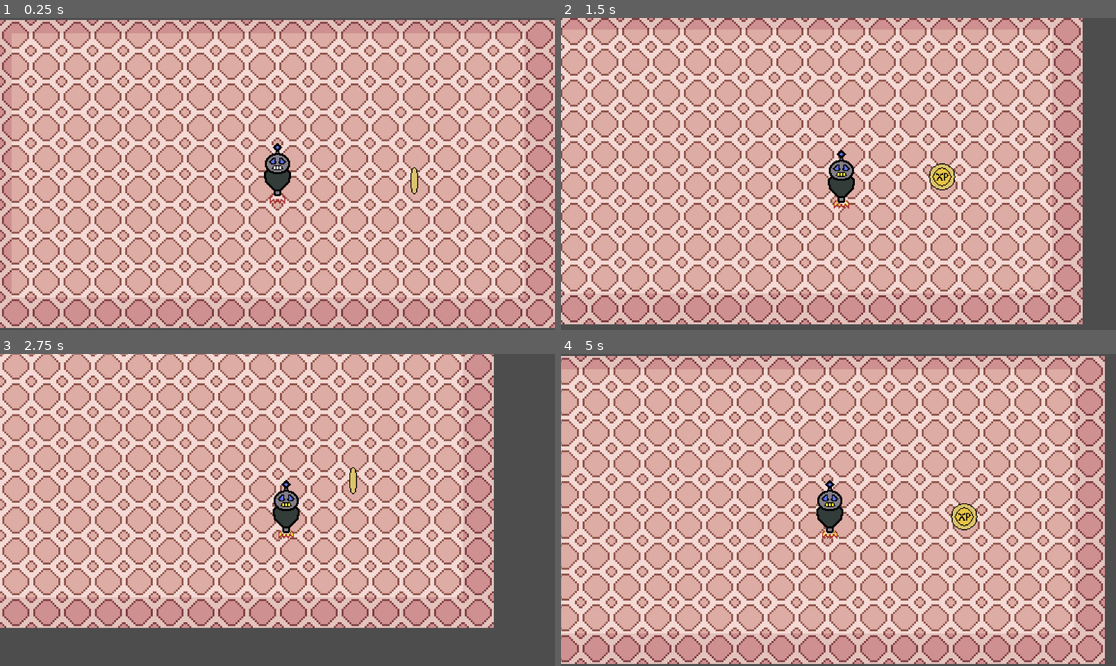
Above: before the commit, frames 1-4 (two rows, left to right).
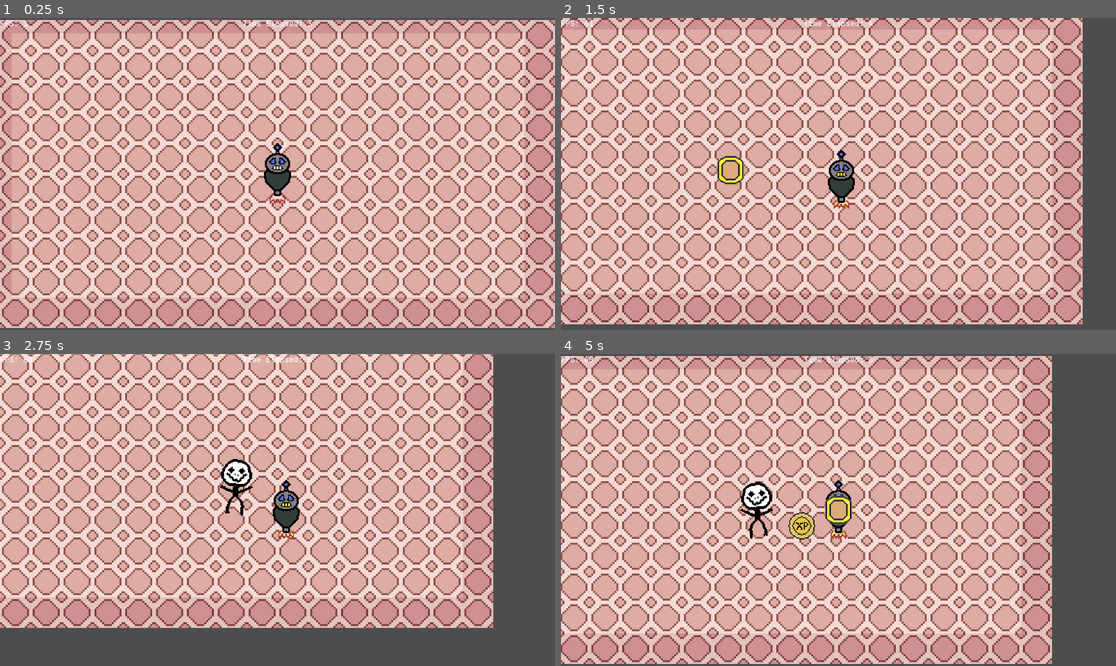
Above: after the commit, the same moments.

Repository: mrcharliedave/longliveth
Game: Godot game, scene res://scenes/game.tscn
The game is run twice, just before and just after one commit, with the same random seed, the same clock (stepped at 60 frames per second) and the same inputs.
Inputs (mouse positions are in pixels of both pictures, inside the frame that each line leads up to):
- Up to frame 1 (0.25 s): no input
- Up to frame 2 (1.5 s): move the mouse to (960, 158) at 0.52 s; hold D (move_right) 0.53-1.28 s; move the mouse to (727, 189) at 1.27 s; hold S (move_down) from 1.28 s (still down)
- Up to frame 3 (2.75 s): move the mouse to (333, 441) at 2.02 s; release S (move_down) at 2.03 s; hold D (move_right) from 2.03 s (still down)
- Up to frame 4 (5 s): move the mouse to (810, 572) at 2.77 s; release D (move_right) at 2.78 s; hold W (move_up) 2.78-3.53 s; move the mouse to (1005, 556) at 3.52 s; hold A (move_left) from 3.53 s (still down); move the mouse to (672, 463) at 4.27 s

The runs differ from the first frame. In frame 1, 0.2% of the frame differs, in the area x 0-76%, y 0-57%; in frame 2, 0.9%; in frame 3, 9.1%; in frame 4, 69%, in the area x 0-98%, y 0-100%.
Error before the commit: Invalid access to property or key 'recycle' on a base object of type 'Node2D'. (res://scripts/game_manager.gd:55)

Commit message:
[^] Fix Spawning, Damage, and Game Loop [+] Added some basic UI [*] Collision doesn't reset properly on recycled mobs

Diff:
--- /dev/null
+++ b/scenes/UI/hud.tscn
@@ -0,0 +1,44 @@
+[gd_scene load_steps=6 format=3 uid="uid://csx8r3karvld4"]
+
+[ext_resource type="FontFile" uid="uid://mhqw0br17obl" path="res://assets/fonts/JetBrainsMono-Medium.ttf" id="1_bf1wq"]
+[ext_resource type="Script" path="res://scripts/UI/fps_counter.gd" id="2_ler3i"]
+[ext_resource type="Script" path="res://scripts/UI/game_timer.gd" id="3_mxmtl"]
+
+[sub_resource type="LabelSettings" id="LabelSettings_4dajy"]
+font = ExtResource("1_bf1wq")
+
+[sub_resource type="LabelSettings" id="LabelSettings_1s08w"]
+font = ExtResource("1_bf1wq")
+
+[node name="Hud" type="Control"]
+layout_mode = 3
+anchors_preset = 15
+anchor_right = 1.0
+anchor_bottom = 1.0
+grow_horizontal = 2
+grow_vertical = 2
+
+[node name="CanvasLayer" type="CanvasLayer" parent="."]
+
+[node name="HBoxContainer" type="HBoxContainer" parent="CanvasLayer"]
+offset_right = 48.0
+offset_bottom = 22.0
+
+[node name="fps_counter" type="Label" parent="CanvasLayer/HBoxContainer"]
+layout_mode = 2
+text = "FPS: "
+label_settings = SubResource("LabelSettings_4dajy")
+script = ExtResource("2_ler3i")
+
+[node name="CenterContainer" type="CenterContainer" parent="CanvasLayer"]
+anchors_preset = 5
+anchor_left = 0.5
+anchor_right = 0.5
+grow_horizontal = 2
+
+[node name="game_timer" type="Label" parent="CanvasLayer/CenterContainer"]
+layout_mode = 2
+text = "Time Elapsed"
+label_settings = SubResource("LabelSettings_1s08w")
+horizontal_alignment = 2
+script = ExtResource("3_mxmtl")
--- a/scenes/game.tscn
+++ b/scenes/game.tscn
@@ -1,9 +1,11 @@
-[gd_scene load_steps=8 format=3 uid="uid://c80bg06s5ewg2"]
+[gd_scene load_steps=10 format=3 uid="uid://c80bg06s5ewg2"]
 
 [ext_resource type="Script" path="res://scripts/game_manager.gd" id="1_7ix0c"]
 [ext_resource type="PackedScene" uid="uid://dsn8810b13jx6" path="res://scenes/player.tscn" id="1_a3j4s"]
 [ext_resource type="Texture2D" uid="uid://duodqwr6t0kha" path="res://assets/sprites/tilesets/modern/Room_Builder_32x32.png" id="2_e7bs8"]
 [ext_resource type="PackedScene" uid="uid://b0mbes7axfc7i" path="res://scenes/xp.tscn" id="4_opf30"]
+[ext_resource type="PackedScene" uid="uid://d33yjxvb4oaf" path="res://scenes/mob.tscn" id="5_pynmd"]
+[ext_resource type="PackedScene" uid="uid://csx8r3karvld4" path="res://scenes/UI/hud.tscn" id="6_a7jte"]
 
 [sub_resource type="TileSetAtlasSource" id="TileSetAtlasSource_c0v72"]
 resource_name = "room"
@@ -3804,8 +3806,14 @@
 limit_smoothed = true
 position_smoothing_enabled = true
 
+[node name="Hud" parent="player/Camera2D" instance=ExtResource("6_a7jte")]
+clip_contents = true
+
 [node name="xp" parent="." instance=ExtResource("4_opf30")]
 position = Vector2(142, 7)
 
 [node name="NavigationRegion2D" type="NavigationRegion2D" parent="."]
 navigation_polygon = SubResource("NavigationPolygon_c25aj")
+
+[node name="CharacterBody2D" parent="." instance=ExtResource("5_pynmd")]
+position = Vector2(-183, -75)
--- a/scenes/mob.tscn
+++ b/scenes/mob.tscn
@@ -1,16 +1,71 @@
-[gd_scene load_steps=4 format=3 uid="uid://d33yjxvb4oaf"]
+[gd_scene load_steps=9 format=3 uid="uid://d33yjxvb4oaf"]
 
 [ext_resource type="Script" path="res://scripts/mob.gd" id="1_5j1va"]
+[ext_resource type="Texture2D" uid="uid://6cb6jjftjl6u" path="res://assets/sprites/testmob/testmob.png" id="2_2vlq7"]
+
+[sub_resource type="CapsuleShape2D" id="CapsuleShape2D_0ijnj"]
+radius = 22.0
+height = 68.0
+
+[sub_resource type="AtlasTexture" id="AtlasTexture_m7og0"]
+atlas = ExtResource("2_2vlq7")
+region = Rect2(0, 0, 64, 64)
+
+[sub_resource type="AtlasTexture" id="AtlasTexture_osgri"]
+atlas = ExtResource("2_2vlq7")
+region = Rect2(64, 0, 64, 64)
+
+[sub_resource type="AtlasTexture" id="AtlasTexture_3n2co"]
+atlas = ExtResource("2_2vlq7")
+region = Rect2(0, 0, 64, 64)
+
+[sub_resource type="AtlasTexture" id="AtlasTexture_m8pav"]
+atlas = ExtResource("2_2vlq7")
+region = Rect2(64, 0, 64, 64)
 
 [sub_resource type="SpriteFrames" id="SpriteFrames_0ief0"]
-
-[sub_resource type="CircleShape2D" id="CircleShape2D_4drxe"]
+animations = [{
+"frames": [{
+"duration": 1.0,
+"texture": SubResource("AtlasTexture_m7og0")
+}, {
+"duration": 1.0,
+"texture": SubResource("AtlasTexture_osgri")
+}],
+"loop": false,
+"name": &"death",
+"speed": 1.0
+}, {
+"frames": [{
+"duration": 1.0,
+"texture": SubResource("AtlasTexture_3n2co")
+}, {
+"duration": 1.0,
+"texture": SubResource("AtlasTexture_m8pav")
+}],
+"loop": true,
+"name": &"default",
+"speed": 5.0
+}]
 
 [node name="CharacterBody2D" type="CharacterBody2D"]
 script = ExtResource("1_5j1va")
+MaxHP = 2.0
+
+[node name="Area2D" type="Area2D" parent="."]
+collision_layer = 8
+collision_mask = 6
+
+[node name="DamageArea" type="CollisionShape2D" parent="Area2D"]
+shape = SubResource("CapsuleShape2D_0ijnj")
 
 [node name="AnimatedSprite2D" type="AnimatedSprite2D" parent="."]
 sprite_frames = SubResource("SpriteFrames_0ief0")
+animation = &"death"
+autoplay = "default"
 
 [node name="CollisionShape2D" type="CollisionShape2D" parent="."]
-shape = SubResource("CircleShape2D_4drxe")
+shape = SubResource("CapsuleShape2D_0ijnj")
+
+[connection signal="area_entered" from="Area2D" to="." method="_on_player_touched"]
+[connection signal="animation_finished" from="AnimatedSprite2D" to="." method="_on_animated_finished"]
--- a/scenes/player.tscn
+++ b/scenes/player.tscn
@@ -45,11 +45,10 @@
 }]
 
 [sub_resource type="CapsuleShape2D" id="CapsuleShape2D_ja22d"]
-radius = 15.0
-height = 68.0
+radius = 16.0
+height = 70.0
 
 [node name="CharacterRoot" type="CharacterBody2D"]
-collision_mask = 7
 script = ExtResource("1_y07lt")
 
 [node name="AnimatedSprite2D" type="AnimatedSprite2D" parent="."]
@@ -59,3 +58,10 @@
 
 [node name="CollisionShape2D" type="CollisionShape2D" parent="."]
 shape = SubResource("CapsuleShape2D_ja22d")
+
+[node name="Area2D" type="Area2D" parent="."]
+collision_layer = 4
+collision_mask = 11
+
+[node name="CollisionShape2D" type="CollisionShape2D" parent="Area2D"]
+shape = SubResource("CapsuleShape2D_ja22d")
--- a/scenes/projectile.tscn
+++ b/scenes/projectile.tscn
@@ -1,10 +1,39 @@
-[gd_scene load_steps=2 format=3 uid="uid://c7syu2kra5i0p"]
+[gd_scene load_steps=6 format=3 uid="uid://c7syu2kra5i0p"]
 
 [ext_resource type="Script" path="res://scripts/projectile.gd" id="1_r6syj"]
+[ext_resource type="Texture2D" uid="uid://cbxsy0vgeavpl" path="res://assets/sprites/projectile.png" id="2_dg2y5"]
 
-[node name="Projectile" type="Node2D"]
+[sub_resource type="CircleShape2D" id="CircleShape2D_je1cg"]
+radius = 17.0
+
+[sub_resource type="AtlasTexture" id="AtlasTexture_gk4a4"]
+atlas = ExtResource("2_dg2y5")
+region = Rect2(0, 0, 32, 32)
+
+[sub_resource type="SpriteFrames" id="SpriteFrames_i2l5w"]
+animations = [{
+"frames": [{
+"duration": 1.0,
+"texture": SubResource("AtlasTexture_gk4a4")
+}],
+"loop": true,
+"name": &"default",
+"speed": 5.0
+}]
+
+[node name="projectile" type="Node2D"]
 script = ExtResource("1_r6syj")
 
-[node name="CollisionShape2D" type="CollisionShape2D" parent="."]
+[node name="Area2D" type="Area2D" parent="."]
+collision_layer = 2
+collision_mask = 8
+
+[node name="CollisionShape2D" type="CollisionShape2D" parent="Area2D"]
+shape = SubResource("CircleShape2D_je1cg")
 
 [node name="AnimatedSprite2D" type="AnimatedSprite2D" parent="."]
+sprite_frames = SubResource("SpriteFrames_i2l5w")
+autoplay = "default"
+
+[connection signal="area_entered" from="Area2D" to="." method="_on_area_2d_area_entered"]
+[connection signal="body_entered" from="Area2D" to="." method="_on_projectile_collision"]
--- a/scenes/xp.tscn
+++ b/scenes/xp.tscn
@@ -57,7 +57,7 @@
 radius = 14.0357
 
 [node name="xp" type="Area2D"]
-collision_layer = 4
+collision_mask = 5
 script = ExtResource("1_77d74")
 
 [node name="AnimatedSprite2D" type="AnimatedSprite2D" parent="."]
@@ -68,5 +68,6 @@
 [node name="CollisionShape2D" type="CollisionShape2D" parent="."]
 shape = SubResource("CircleShape2D_8dh2k")
 
+[connection signal="area_entered" from="." to="." method="_on_area_entered"]
 [connection signal="body_entered" from="." to="." method="_on_body_entered"]
 [connection signal="body_exited" from="." to="." method="_on_body_exited"]
--- /dev/null
+++ b/scripts/UI/fps_counter.gd
@@ -0,0 +1,11 @@
+extends Label
+
+
+# Called when the node enters the scene tree for the first time.
+func _ready():
+	pass # Replace with function body.
+
+
+# Called every frame. 'delta' is the elapsed time since the previous frame.
+func _process(delta):
+	text = "FPS: " + str(Engine.get_frames_per_second())
--- /dev/null
+++ b/scripts/UI/game_timer.gd
@@ -0,0 +1,11 @@
+extends Label
+
+
+# Called when the node enters the scene tree for the first time.
+func _ready():
+	pass # Replace with function body.
+
+
+# Called every frame. 'delta' is the elapsed time since the previous frame.
+func _process(delta):
+	text = "Time Elapsed: " + str(Time.get_ticks_msec() / 1000)
--- a/scripts/game_manager.gd
+++ b/scripts/game_manager.gd
@@ -7,6 +7,8 @@
 @export var XPScene := preload("res://scenes/xp.tscn")
 @export var MobScene := preload("res://scenes/mob.tscn")
 
+@export var SpawnCooldown = 2
+
 var ProjectilePool := []
 var MobPool := []
 var XPPool := []
@@ -15,14 +17,19 @@
 var ActiveMobArray := []
 var ActiveXPArray := []
 
+var spawn_timer = 0
 
 # Funcs and Defs
 func _ready():
 	instantiate_pools()
 	get_node("player").on_level_up.connect(player_level_up)
+	spawn_timer = SpawnCooldown
 
 func _process(delta):
-	pass
+	spawn_timer -= delta
+	if spawn_timer <= 0 :
+		request_mob(0, Vector2(0,0))
+		spawn_timer = SpawnCooldown
 
 func request_projectile(type):
 	var proj = ProjectilePool[0]
@@ -30,40 +37,68 @@
 	ActiveProjectileArray.append(proj)
 	return proj
 
-func request_xp(value):
+func request_mob(type, spawn_point):
+	var mob = MobPool[0]
+	MobPool.remove_at(0)
+	ActiveMobArray.append(mob)
+
+	mob.setup_mob(0, spawn_point)
+
+func request_xp(value, position):
 	var xp = XPPool[0]
 	XPPool.remove_at(0)
 	ActiveXPArray.append(xp)
-	return xp.setup(value)
+	return xp.setup(value, position)
 
 func free_xp(xp_to_free):
 	ActiveXPArray.erase(xp_to_free)
 	XPPool.append(xp_to_free)
 
-func free_projectile(xp_to_free):
-	ActiveXPArray.erase(xp_to_free)
-	XPPool.append(xp_to_free)
+func free_projectile(projectile_to_free):
+	ActiveProjectileArray.erase(projectile_to_free)
+	ProjectilePool.append(projectile_to_free)
 
-func free_mob(xp_to_free):
-	ActiveXPArray.erase(xp_to_free)
-	XPPool.append(xp_to_free)
+func free_mob(mob_to_free):
+	ActiveMobArray.erase(mob_to_free)
+	MobPool.append(mob_to_free)
 
 func instantiate_pools():
 	for i in 1000:
 		var projectile = ProjectileScene.instantiate()
 		ProjectilePool.append(projectile)
 		projectile.recycle.connect(free_projectile)
+		add_child(projectile)
 
 		var xp = XPScene.instantiate()
 		XPPool.append(xp)
 		xp.recycle.connect(free_xp)
+		add_child(xp)
 
 		var mob = MobScene.instantiate()
 		MobPool.append(mob)
 		mob.recycle.connect(free_mob)
+		add_child(mob)
 
 func player_level_up(level):
 	print("Player Level: ", level)
 
 func get_player_position():
-	return get_tree().get_node("player").global_position
+	return get_node("player").global_position
+
+func get_closest_mob():
+	var closestDist = 1000000000000000
+	var closestMob
+	var player = get_player_position()
+	for mob in ActiveMobArray:
+		var newDist = player.distance_to(mob.global_position)
+		if newDist < closestDist:
+			closestDist = newDist
+			closestMob = mob
+
+	return closestMob
+
+func get_closest_mob_position():
+	var closest_mob = get_closest_mob()
+	if closest_mob :
+		return closest_mob.global_position
+	return Vector2(0,0)
--- a/scripts/mob.gd
+++ b/scripts/mob.gd
@@ -8,17 +8,26 @@
 var Speed = 2000.0
 var SpeedMultiplier = 1.0
 
+var Damage = 1
+
 var CurrentHP
-var MaxHP
+@export var MaxHP = 0.0
 
-var XPValue
+var XPValue = 1
+
+var TouchCooldown = 1
+var CurrentCooldown = 0.0
 
 
 # Delegates
 signal recycle
+signal on_take_damage
 
 
 # Funcs and Defs
+func _ready():
+	set_enabled(false)
+
 func _physics_process(delta):
 	# Update Movement
 	var direction = get_movement_direction()
@@ -26,11 +35,43 @@
 
 	move_and_slide()
 
-func setup_mob(mobType):
-	pass
+	if(CurrentCooldown > 0):
+		CurrentCooldown -= delta
+
+func setup_mob(mobType, starting_position):
+	global_position = starting_position
+	CurrentHP = MaxHP
+	set_enabled(true)
 
 func mob_die():
-	pass
+	set_enabled(false)
+	get_tree().root.get_node("GameRoot").request_xp(XPValue, global_position)
+	recycle.emit(self)
+
+func set_enabled(enable):
+	$AnimatedSprite2D.visible = enable
+	if enable :
+		$AnimatedSprite2D.play("default")
+	else :
+		$AnimatedSprite2D.stop()
+
+	$CollisionShape2D.disabled = !enable
+	$Area2D/DamageArea.disabled = !enable
+
+	set_process(enable)
+	set_physics_process(enable)
 
 func get_movement_direction():
-	return global_position - get_tree().get_node("GameRoot").get_player_position()
+	var dir = get_tree().root.get_node("GameRoot").get_player_position() - global_position
+	return dir.normalized()
+
+func take_damage(damage):
+	on_take_damage.emit(damage)
+	CurrentHP -= damage;
+	if CurrentHP <= 0 :
+		mob_die()
+
+func _on_player_touched(area):
+	if area.get_parent().has_method("take_damage") && CurrentCooldown <= 0.0:
+		area.get_parent().take_damage(Damage)
+		CurrentCooldown = TouchCooldown
--- a/scripts/player.gd
+++ b/scripts/player.gd
@@ -10,16 +10,32 @@
 @export var Speed = 300.0
 var SpeedMultiplier = 1
 
+@export var MaxHP = 10
+var CurrentHP = 10
+
 var LevelThreshold = [0,1,5,10]
 var CurrentXP = 0.0
 var CurrentLevel = 0
 
 var FacingDirection
 
+var ActionTime = 1
+var ATB = 0.0
 
 # Funcs and Defs
+func _ready():
+	CurrentHP = MaxHP
+
 func _physics_process(delta):
 	handle_movement(delta)
+	ATB += delta
+	if(ATB >= ActionTime):
+		ATB = 0
+		action()
+
+func action():
+	var projectile = get_tree().root.get_node("GameRoot").request_projectile(0)
+	projectile.setup_projectile(global_position, get_tree().root.get_node("GameRoot").get_closest_mob_position() - global_position, 1)
 
 func get_facing_direction():
 	return FacingDirection
@@ -37,13 +53,22 @@
 		$AnimatedSprite2D.play("idle")
 
 	# Update facing direction
-	if(dir.is_zero_approx()):
+	if !dir.is_zero_approx() :
 		FacingDirection = dir.normalized()
 
 func give_xp(xp):
 	CurrentXP += xp
-	if(LevelThreshold.size() > CurrentLevel && CurrentXP >= LevelThreshold[CurrentLevel+1]):
+	if(LevelThreshold.size() > CurrentLevel+1 && CurrentXP >= LevelThreshold[CurrentLevel+1]):
 		CurrentLevel = CurrentLevel + 1
 		on_level_up.emit(CurrentLevel)
 
 	print("Current XP = ", CurrentXP)
+
+func player_die():
+	get_tree().reload_current_scene()
+
+func take_damage(damage):
+	CurrentHP -= damage
+	print("Player HP: ", CurrentHP)
+	if CurrentHP <= 0:
+		player_die()
--- a/scripts/projectile.gd
+++ b/scripts/projectile.gd
@@ -1,10 +1,15 @@
 # Extend
-extends CharacterBody2D
+extends Node2D
 
 
 # Variables
-var Speed = 2000.0
+var Speed = 200.0
 var SpeedMultiplier = 1.0
+var Damage = 1
+
+var ProjectileDirection
+
+var Lifetime = 5
 
 
 # Delegates
@@ -12,12 +17,47 @@
 
 
 # Funcs and Defs
+func _ready():
+	set_enabled(false)
+
+func set_enabled(enable):
+	set_physics_process(enable)
+	$AnimatedSprite2D.visible = enable
+
+	$Area2D/CollisionShape2D.set_disabled(!enable)
+
+	if enable :
+		$AnimatedSprite2D.play("default")
+	else :
+		$AnimatedSprite2D.stop()
+
 func _physics_process(delta):
-	# Update Movement
-	var direction = get_movement_direction()
-	velocity = direction * Speed * SpeedMultiplier * delta
+	global_position += ProjectileDirection * Speed * SpeedMultiplier * delta
 
-	move_and_slide()
+	Lifetime -= delta
+
+	if Lifetime <= 0 :
+		projectile_die()
 
 func get_movement_direction():
-	return global_position - get_tree().get_node("GameRoot").get_player_position()
+	return get_tree().root.get_node("GameRoot").get_closest_mob() - global_position
+
+func setup_projectile(spawn, direction, damage):
+	set_global_position(spawn)
+	ProjectileDirection = direction.normalized()
+	Damage = damage
+
+	set_enabled(true)
+
+func projectile_die():
+	set_enabled(false)
+	recycle.emit(self)
+
+func _on_projectile_collision(body):
+	if body.has_method("take_damage"):
+		body.take_damage(Damage)
+		projectile_die()
+
+
+func _on_area_2d_area_entered(area):
+	_on_projectile_collision(area.get_parent())
--- a/scripts/xp.gd
+++ b/scripts/xp.gd
@@ -14,31 +14,37 @@
 
 # Funcs and Defs
 func _ready():
-	#disable_xp()
-	pass
-
+	disable_xp()
 
 func _process(delta):
 	if !MovementDir.is_zero_approx():
 		global_position += MovementDir * delta * Speed
 
-
 func disable_xp():
 	XP = 0
 	MovementDir = Vector2(0,0)
-	$AnimatedSprite2D.stop()
-	$AnimatedSprite2D.hide()
+	set_enabled(false)
 
-	$CollisionShape2D.set_disabled(true)
+func setup(xp_value, location):
+	XP = xp_value
+	global_position = location
+	set_enabled(true)
 
+func set_enabled(enable):
+	$AnimatedSprite2D.visible = enable
+	if enable :
+		$AnimatedSprite2D.play("default")
+	else :
+		$AnimatedSprite2D.stop()
 
-func setup(xp_value):
-	XP = xp_value
-	$AnimatedSprite2D.show()
+	$CollisionShape2D.set_disabled(!enable)
 
-	$CollisionShape2D.set_disabled(false)
+	set_process(enable)
 
+func xp_collected():
+	recycle.emit(self)
 
 func _on_body_entered(body):
-	body.give_xp(XP)
-	queue_free()
+	if body.has_method("give_xp") :
+		body.give_xp(XP)
+		xp_collected()
Binary file added: assets/fonts/JetBrainsMono-Medium.ttf
Not shown, added: assets/fonts/JetBrainsMono-Medium.ttf.import
Binary file added: assets/sprites/projectile.png
Not shown, added: assets/sprites/projectile.png.import
